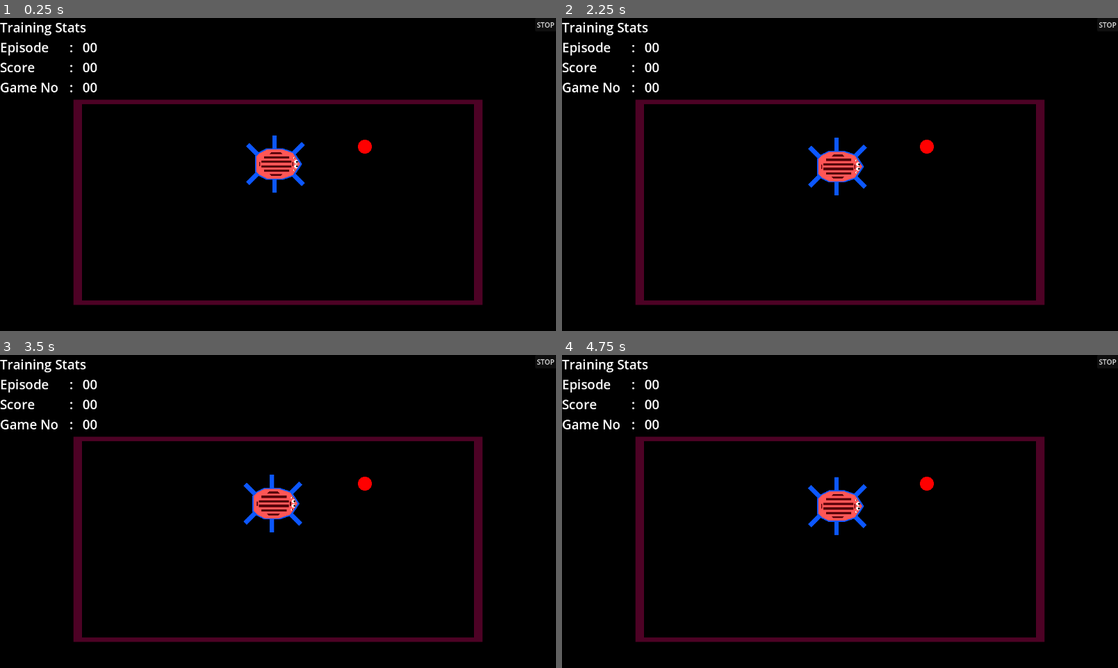
Above: before the commit, frames 1-4 (two rows, left to right).
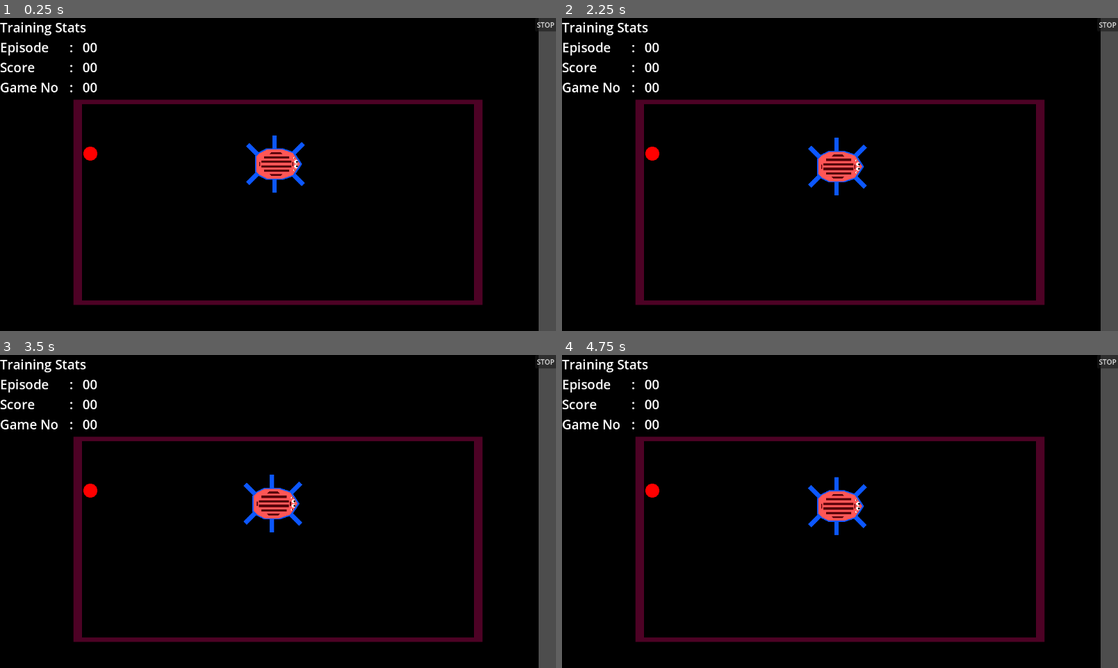
Above: after the commit, the same moments.

Repository: CrazyGG3r/fyp_try2
Game: Godot game, scene res://Scenes/environment.tscn
Two runs of this game, one before a commit and one after it. Both use one fixed random seed, a clock stepped at 60 frames per second and the inputs below. This scene is started directly instead of the project's main scene.
Inputs (mouse positions are in pixels of both pictures, inside the frame that each line leads up to):
- Up to frame 1 (0.25 s): no input
- Up to frame 2 (2.25 s): click "STOP" at 0.5 s; click "Start the environment" at 1.25 s; tap Enter at 2 s; move the mouse to (962, 158) at 2.02 s; hold D (RIGHT) from 2.03 s (still down); click (962, 158) at 2.17 s
- Up to frame 3 (3.5 s): tap Space at 2.75 s; move the mouse to (166, 527) at 2.77 s; release D (RIGHT) at 2.78 s; hold S (BACKWARDS) from 2.78 s (still down)
- Up to frame 4 (4.75 s): tap Enter at 3.5 s; move the mouse to (895, 442) at 3.52 s; release S (BACKWARDS) at 3.53 s; hold D (RIGHT) 3.53-4.28 s; tap Space at 4.25 s; move the mouse to (812, 574) at 4.27 s; hold W (FORWARDS) from 4.28 s (still down); click (812, 574) at 4.42 s

The runs differ from the first frame. In frame 1, 3.3% of the frame differs, in the area x 15-100%, y 0-100%; in frame 2, 3.3%; in frame 3, 3.3%; in frame 4, 3.3%.

Commit message:
5 state vectors added and working

Diff:
--- a/Environment/Scenes/environment.tscn
+++ b/Environment/Scenes/environment.tscn
@@ -6,6 +6,12 @@
 [ext_resource type="Script" path="res://Scripts/ball.gd" id="3_fjvfy"]
 [ext_resource type="Script" path="res://Scripts/Butler.gd" id="5_rgwml"]
 
+[sub_resource type="BoxMesh" id="BoxMesh_cnh35"]
+
+[sub_resource type="PhysicsMaterial" id="PhysicsMaterial_sp5e2"]
+rough = true
+absorbent = true
+
 [sub_resource type="RectangleShape2D" id="RectangleShape2D_mw7co"]
 size = Vector2(1, 0.37338)
 
@@ -14,8 +20,6 @@
 
 [sub_resource type="RectangleShape2D" id="RectangleShape2D_ogj38"]
 size = Vector2(0.195176, 0.984365)
-
-[sub_resource type="BoxMesh" id="BoxMesh_cnh35"]
 
 [sub_resource type="PhysicsMaterial" id="PhysicsMaterial_bvp2s"]
 friction = 0.8
@@ -115,52 +119,63 @@
 offset_right = 40.0
 offset_bottom = 40.0
 
-[node name="Boundary" type="Node2D" parent="."]
+[node name="wals" type="MeshInstance2D" parent="."]
+modulate = Color(0.301961, 0.00784314, 0.145098, 1)
 position = Vector2(640, 424)
 scale = Vector2(942.739, 471.37)
-
-[node name="top" type="StaticBody2D" parent="Boundary"]
-
-[node name="coll" type="CollisionShape2D" parent="Boundary/top"]
+mesh = SubResource("BoxMesh_cnh35")
+metadata/_edit_lock_ = true
+
+[node name="wals2" type="MeshInstance2D" parent="."]
+modulate = Color(0, 0, 0, 1)
+position = Vector2(640, 424)
+rotation = 3.14159
+scale = Vector2(902.245, 451.123)
+mesh = SubResource("BoxMesh_cnh35")
+metadata/_edit_lock_ = true
+
+[node name="top" type="StaticBody2D" parent="."]
+position = Vector2(622, 424)
+scale = Vector2(942.739, 471.37)
+physics_material_override = SubResource("PhysicsMaterial_sp5e2")
+
+[node name="coll" type="CollisionShape2D" parent="top"]
 position = Vector2(0, -0.6619)
 shape = SubResource("RectangleShape2D_mw7co")
 
-[node name="bottom" type="StaticBody2D" parent="Boundary"]
-position = Vector2(0, 0.973757)
-
-[node name="coll" type="CollisionShape2D" parent="Boundary/bottom"]
+[node name="bottom" type="StaticBody2D" parent="."]
+position = Vector2(640, 883)
+scale = Vector2(942.739, 471.37)
+physics_material_override = SubResource("PhysicsMaterial_sp5e2")
+
+[node name="coll" type="CollisionShape2D" parent="bottom"]
 position = Vector2(0, -0.311857)
 shape = SubResource("RectangleShape2D_mw7co")
 
-[node name="right" type="StaticBody2D" parent="Boundary"]
-position = Vector2(0, 1.94751)
-
-[node name="coll" type="CollisionShape2D" parent="Boundary/right"]
+[node name="right" type="StaticBody2D" parent="."]
+position = Vector2(640, 1342)
+scale = Vector2(942.739, 471.37)
+physics_material_override = SubResource("PhysicsMaterial_sp5e2")
+
+[node name="coll" type="CollisionShape2D" parent="right"]
 position = Vector2(0.577042, -1.94751)
 shape = SubResource("RectangleShape2D_4gvkk")
 
-[node name="left" type="StaticBody2D" parent="Boundary"]
-position = Vector2(0, 0.973757)
-
-[node name="coll" type="CollisionShape2D" parent="Boundary/left"]
-position = Vector2(-0.572799, -0.973757)
+[node name="left" type="StaticBody2D" parent="."]
+position = Vector2(640, 880)
+scale = Vector2(942.739, 471.37)
+physics_material_override = SubResource("PhysicsMaterial_sp5e2")
+
+[node name="coll" type="CollisionShape2D" parent="left"]
+position = Vector2(-0.577042, -0.967393)
+scale = Vector2(1, 1)
 shape = SubResource("RectangleShape2D_ogj38")
 
-[node name="wals" type="MeshInstance2D" parent="Boundary"]
-modulate = Color(0.301961, 0.00784314, 0.145098, 1)
-mesh = SubResource("BoxMesh_cnh35")
-
-[node name="wals2" type="MeshInstance2D" parent="Boundary"]
-modulate = Color(0, 0, 0, 1)
-rotation = 3.14159
-scale = Vector2(0.957046, 0.957046)
-mesh = SubResource("BoxMesh_cnh35")
-
 [node name="Ball" type="RigidBody2D" parent="."]
-position = Vector2(840, 296)
+position = Vector2(208, 312)
 physics_material_override = SubResource("PhysicsMaterial_bvp2s")
 gravity_scale = 0.0
-linear_damp = 0.2
+linear_damp = 1.0
 angular_damp = 0.5
 script = ExtResource("3_fjvfy")
 
@@ -173,10 +188,11 @@
 [node name="ground" type="MeshInstance2D" parent="."]
 modulate = Color(0, 0, 0, 1)
 z_index = -14
-position = Vector2(640, 360)
+position = Vector2(600, 360)
 scale = Vector2(1280, 720)
 mesh = SubResource("QuadMesh_45f5d")
 metadata/_edit_group_ = true
+metadata/_edit_lock_ = true
 
 [node name="Butler" type="Node2D" parent="."]
 script = ExtResource("5_rgwml")
--- a/Environment/Scripts/Butler.gd
+++ b/Environment/Scripts/Butler.gd
@@ -8,7 +8,7 @@
 # Called when the node enters the scene tree for the first time.
 var state_vector = []
 var states = 10
-var flag_connected = 0
+var flag_connected = 1
 
 signal send_state_vector(state_vector)
 
@@ -21,16 +21,28 @@
 
 @onready var hexapodd = $"../hexapod"
 @onready var ball = $"../Ball"
+@onready var wall_top = $"../top/coll"
+@onready var wall_bot =$"../bottom/coll"
+@onready var wall_right = $"../right/coll"
+@onready var wall_left =$"../left/coll"
 # Called every frame. 'delta' is the elapsed time since the previous frame.
 
 func _process(delta):
 	if flag_connected ==1:
 
+		# Hexapod from ball
 		state_vector[0] = calculate_polar_coordinate(hexapodd)
-		print(state_vector)
-		print(flag_connected)
+		# wall_top from ball
+		state_vector[1] = Vector2(calculate_y_distance(wall_top)-110,deg_to_rad(90))
+		#wall_bottom from ball
+		state_vector[2] = Vector2(-(calculate_y_distance(wall_bot)-110),deg_to_rad(270))
+		#wall_right from ball
+		state_vector[3] = Vector2(-(calculate_x_distance(wall_right)-110),deg_to_rad(0))
+		#wall_left from ball
+		state_vector[4] = Vector2(calculate_x_distance(wall_left)-110,deg_to_rad(180))
+
+
 		send_state_vector.emit(state_vector)
-
 
 func calculate_polar_coordinate(entity):
 	var r = ball.balls[0].global_position.distance_to(entity.global_position)
@@ -40,6 +52,7 @@
 func calculate_y_distance(static_entity):
 	var d = ball.balls[0].global_position.y - static_entity.global_position.y
 	return d
+
 func calculate_x_distance(static_entity):
 	var d = ball.balls[0].global_position.x - static_entity.global_position.x
 	return d
Not shown: 1 places in Environment/Scenes/environment.tscn that only renumber resources
